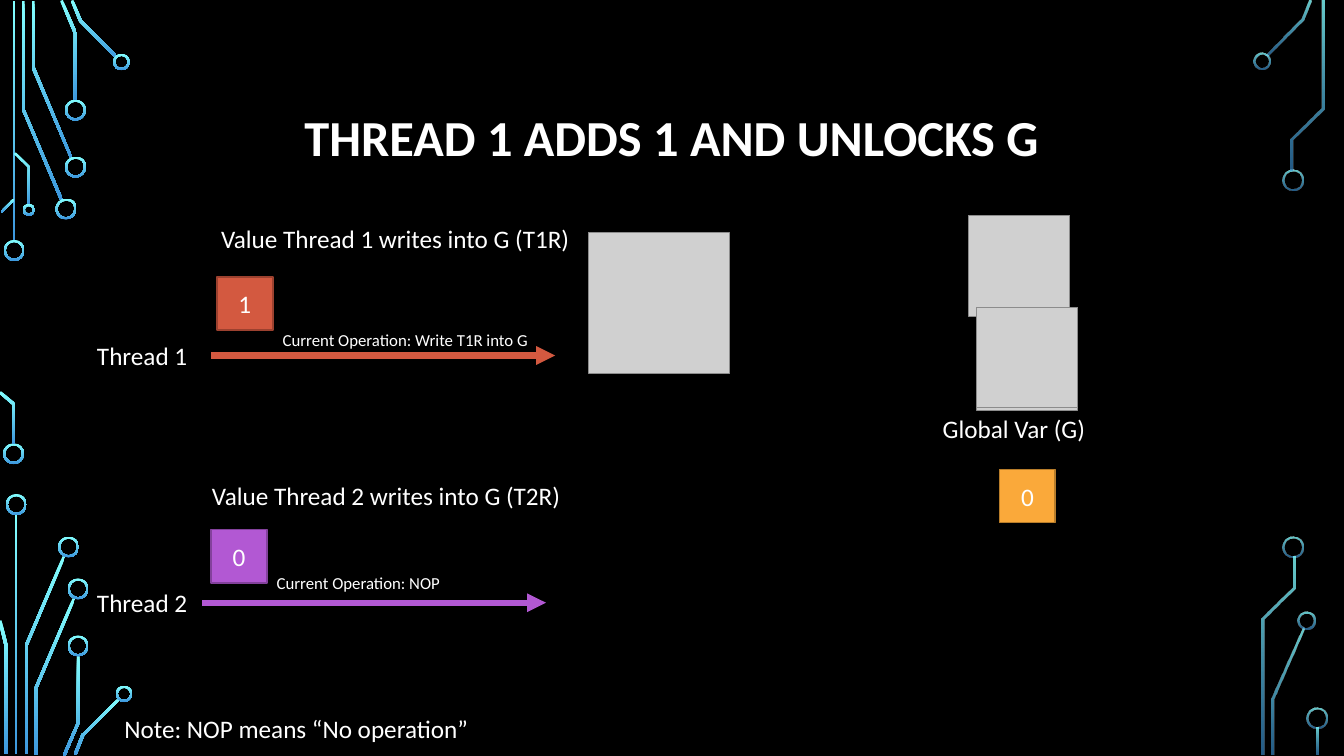
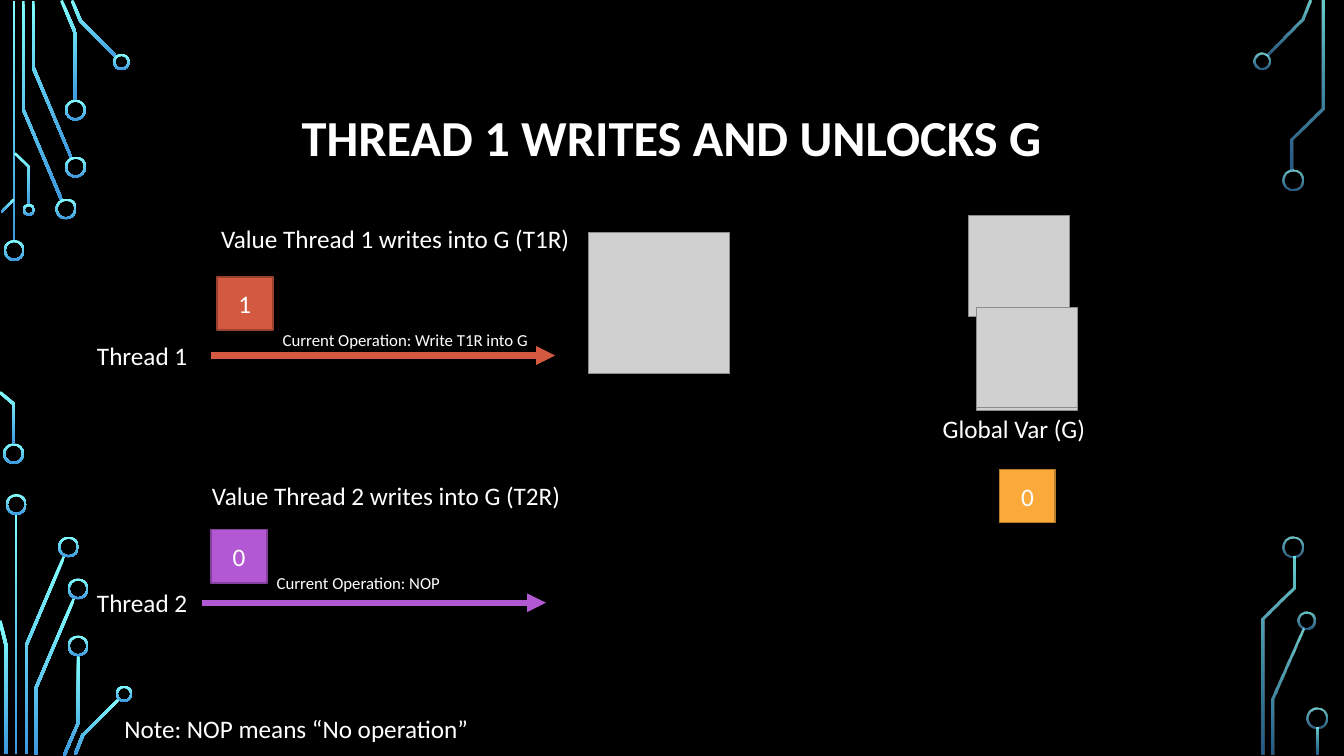
Before and after one commit to psypdt/Advanced_Summer_Course, a slide deck: slide 40 of Day3/Day_3.pptx. Drawn at 1344x756 pixels with LibreOffice and Linux fonts; fonts in the diff are those of the drawing; grey boxes stand for pictures; background and template pictures are left out. Boxes give left, top, right and bottom in pixels: in the first picture for what was removed or moved away, otherwise in the second. Text is boxed around its words. In the diff, an @@ line names an element or a change of style, - is before the commit and + after.

```diff
--- a/Day3/Day_3.pptx
+++ b/Day3/Day_3.pptx
@@ title at (x1=302, y1=123, x2=1041, y2=157): text changed @@
-THREAD 1 ADDS 1 AND UNLOCKS G
+THREAD 1 WRITES AND UNLOCKS G
```
Also in this commit, not shown: 26 other slides changed, 1 slide added, 1 slide removed.
